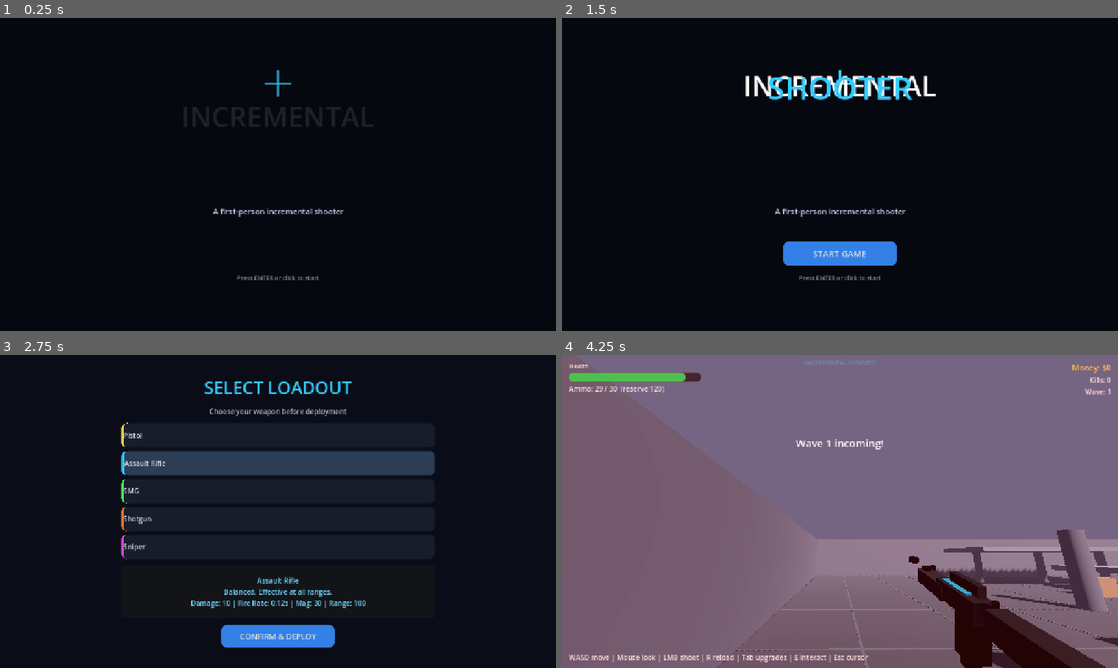
Above: before the commit, frames 1-4 (two rows, left to right).
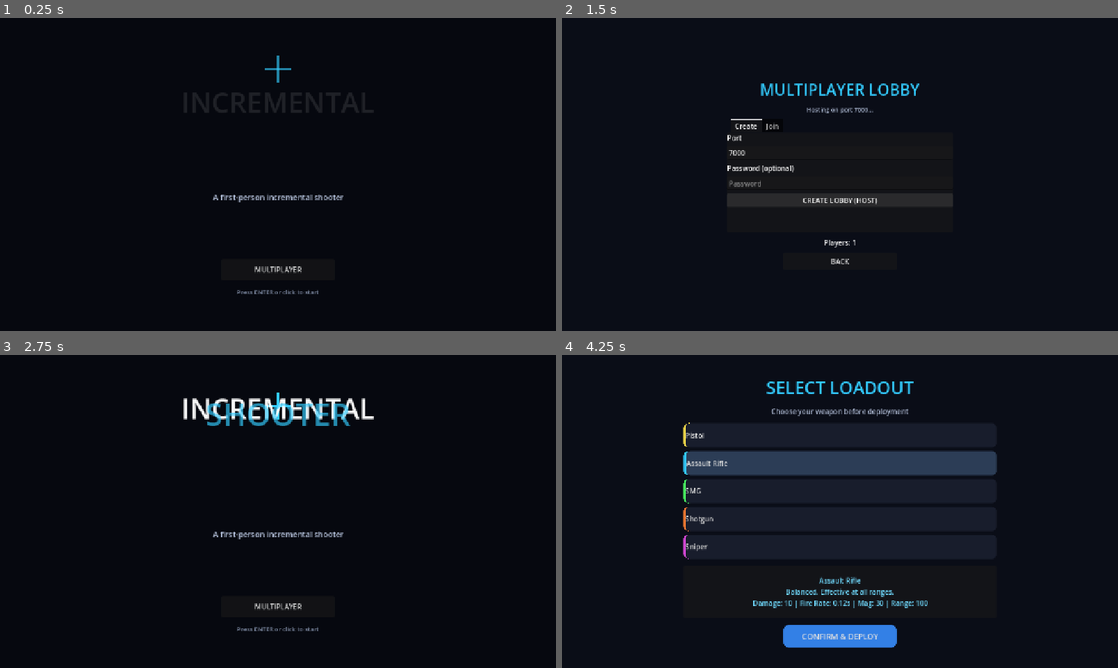
Above: after the commit, the same moments.

Repository: letward/incremental-shooter
Game: Godot game, scene res://scenes/title_screen.tscn
Two runs of this game, one before a commit and one after it. Both use one fixed random seed, a clock stepped at 60 frames per second and the inputs below.
Inputs (mouse positions are in pixels of both pictures, inside the frame that each line leads up to):
- Up to frame 1 (0.25 s): no input
- Up to frame 2 (1.5 s): click (840, 268) at 0.5 s, where only the run after the commit has a clickable "MULTIPLAYER"; click (840, 199) at 1.25 s, where only the run after the commit has a clickable "CREATE LOBBY (HOST)"
- Up to frame 3 (2.75 s): click (278, 599) at 2 s, where only the run after the commit has a clickable "BACK"
- Up to frame 4 (4.25 s): click (840, 636) at 2.75 s, where only the run before the commit has a clickable "CONFIRM & DEPLOY"; click (840, 577) at 3.5 s, where only the run after the commit has a clickable "START GAME"

The runs differ from the first frame. In frame 1, 1.9% of the frame differs, in the area x 33-67%, y 12-89%; in frame 2, 6.0%; in frame 3, 26%; in frame 4, 99%, in the area x 0-100%, y 0-100%.

Commit message:
Add multiplayer: lobbies, join/create, player and enemy replication

Diff:
--- a/project.godot
+++ b/project.godot
@@ -20,6 +20,7 @@
 GameManager="*res://scripts/game_manager.gd"
 AudioManager="*res://scripts/audio_manager.gd"
 LoadoutManager="*res://scripts/loadout_manager.gd"
+NetworkManager="*res://scripts/network_manager.gd"
 
 [display]
 
--- a/scenes/enemy.tscn
+++ b/scenes/enemy.tscn
@@ -1,6 +1,20 @@
-[gd_scene load_steps=2 format=3]
+[gd_scene load_steps=3 format=3]
 
 [ext_resource type="Script" path="res://scripts/enemy.gd" id="1"]
 
+[sub_resource type="SceneReplicationConfig" id="SceneReplicationConfig_1"]
+properties/0/path = NodePath(".:position")
+properties/0/spawn = true
+properties/0/replication_mode = 2
+properties/1/path = NodePath(".:rotation")
+properties/1/spawn = true
+properties/1/replication_mode = 2
+properties/2/path = NodePath(".:health")
+properties/2/spawn = true
+properties/2/replication_mode = 2
+
 [node name="Enemy" type="CharacterBody3D"]
 script = ExtResource("1")
+
+[node name="MultiplayerSynchronizer" type="MultiplayerSynchronizer" parent="."]
+replication_config = SubResource("SceneReplicationConfig_1")
--- /dev/null
+++ b/scenes/lobby.tscn
@@ -0,0 +1,98 @@
+[gd_scene load_steps=2 format=3]
+
+[ext_resource type="Script" path="res://scripts/lobby.gd" id="1"]
+
+[node name="Lobby" type="Control"]
+anchor_right = 1.0
+anchor_bottom = 1.0
+script = ExtResource("1")
+
+[node name="BG" type="ColorRect" parent="."]
+anchor_right = 1.0
+anchor_bottom = 1.0
+color = Color(0.04, 0.05, 0.09, 1)
+
+[node name="Center" type="CenterContainer" parent="."]
+anchor_right = 1.0
+anchor_bottom = 1.0
+
+[node name="VBox" type="VBoxContainer" parent="Center"]
+custom_minimum_size = Vector2(520, 0)
+theme_override_constants/separation = 12
+alignment = 1
+
+[node name="Title" type="Label" parent="Center/VBox"]
+text = "MULTIPLAYER LOBBY"
+horizontal_alignment = 1
+theme_override_font_sizes/font_size = 36
+theme_override_colors/font_color = Color(0.2, 0.8, 1.0, 1)
+
+[node name="Status" type="Label" parent="Center/VBox"]
+text = "Not connected"
+horizontal_alignment = 1
+theme_override_font_sizes/font_size = 14
+theme_override_colors/font_color = Color(0.7, 0.75, 0.85, 1)
+
+[node name="Tab" type="TabContainer" parent="Center/VBox"]
+custom_minimum_size = Vector2(0, 260)
+
+[node name="Create" type="VBoxContainer" parent="Center/VBox/Tab"]
+theme_override_constants/separation = 8
+
+[node name="PortLabel" type="Label" parent="Center/VBox/Tab/Create"]
+text = "Port"
+
+[node name="PortInput" type="LineEdit" parent="Center/VBox/Tab/Create"]
+text = "7000"
+placeholder_text = "Port"
+
+[node name="PassLabel" type="Label" parent="Center/VBox/Tab/Create"]
+text = "Password (optional)"
+
+[node name="PassInput" type="LineEdit" parent="Center/VBox/Tab/Create"]
+placeholder_text = "Password"
+secret = true
+
+[node name="CreateBtn" type="Button" parent="Center/VBox/Tab/Create"]
+text = "CREATE LOBBY (HOST)"
+
+[node name="Join" type="VBoxContainer" parent="Center/VBox/Tab"]
+theme_override_constants/separation = 8
+
+[node name="IPLabel" type="Label" parent="Center/VBox/Tab/Join"]
+text = "Host IP"
+
+[node name="IPInput" type="LineEdit" parent="Center/VBox/Tab/Join"]
+text = "127.0.0.1"
+placeholder_text = "IP address"
+
+[node name="PortLabel2" type="Label" parent="Center/VBox/Tab/Join"]
+text = "Port"
+
+[node name="PortInput2" type="LineEdit" parent="Center/VBox/Tab/Join"]
+text = "7000"
+placeholder_text = "Port"
+
+[node name="PassLabel2" type="Label" parent="Center/VBox/Tab/Join"]
+text = "Password"
+
+[node name="PassInput2" type="LineEdit" parent="Center/VBox/Tab/Join"]
+placeholder_text = "Password"
+secret = true
+
+[node name="JoinBtn" type="Button" parent="Center/VBox/Tab/Join"]
+text = "JOIN LOBBY"
+
+[node name="PlayersLabel" type="Label" parent="Center/VBox"]
+text = "Players: 1"
+horizontal_alignment = 1
+
+[node name="StartBtn" type="Button" parent="Center/VBox"]
+custom_minimum_size = Vector2(260, 48)
+size_flags_horizontal = 4
+text = "START GAME (HOST)"
+
+[node name="BackBtn" type="Button" parent="Center/VBox"]
+custom_minimum_size = Vector2(260, 40)
+size_flags_horizontal = 4
+text = "BACK"
--- a/scenes/main.tscn
+++ b/scenes/main.tscn
@@ -1,9 +1,10 @@
-[gd_scene load_steps=5 format=3]
+[gd_scene load_steps=6 format=3]
 
 [ext_resource type="PackedScene" path="res://scenes/player.tscn" id="1"]
 [ext_resource type="PackedScene" path="res://scenes/hud.tscn" id="2"]
 [ext_resource type="Script" path="res://scripts/level.gd" id="3"]
 [ext_resource type="Script" path="res://scripts/spawner.gd" id="4"]
+[ext_resource type="Script" path="res://scripts/main.gd" id="5"]
 
 [sub_resource type="Environment" id="Environment_1"]
 background_mode = 1
@@ -19,6 +20,7 @@
 fog_density = 0.008
 
 [node name="Main" type="Node3D"]
+script = ExtResource("5")
 
 [node name="WorldEnvironment" type="WorldEnvironment" parent="."]
 environment = SubResource("Environment_1")
@@ -32,8 +34,17 @@
 [node name="Level" type="Node3D" parent="."]
 script = ExtResource("3")
 
-[node name="Player" parent="." instance=ExtResource("1")]
-transform = Transform3D(1, 0, 0, 0, 1, 0, 0, 0, 1, 0, 1.5, 0)
+[node name="Players" type="Node3D" parent="."]
+
+[node name="PlayerSpawner" type="MultiplayerSpawner" parent="."]
+spawn_path = NodePath("Players")
+spawn_function = Callable()
+
+[node name="Enemies" type="Node3D" parent="."]
+
+[node name="EnemySpawner" type="MultiplayerSpawner" parent="."]
+spawn_path = NodePath("Enemies")
+spawn_function = Callable()
 
 [node name="Spawner" type="Node3D" parent="."]
 script = ExtResource("4")
--- a/scenes/player.tscn
+++ b/scenes/player.tscn
@@ -1,7 +1,18 @@
-[gd_scene load_steps=9 format=3]
+[gd_scene load_steps=10 format=3]
 
 [ext_resource type="Script" path="res://scripts/player.gd" id="1"]
 [ext_resource type="Script" path="res://scripts/weapon.gd" id="2"]
+
+[sub_resource type="SceneReplicationConfig" id="SceneReplicationConfig_1"]
+properties/0/path = NodePath(".:position")
+properties/0/spawn = true
+properties/0/replication_mode = 2
+properties/1/path = NodePath(".:rotation")
+properties/1/spawn = true
+properties/1/replication_mode = 2
+properties/2/path = NodePath("Camera3D:rotation")
+properties/2/spawn = true
+properties/2/replication_mode = 2
 
 [sub_resource type="CapsuleShape3D" id="CapsuleShape3D_1"]
 radius = 0.4
@@ -28,6 +39,9 @@
 [node name="Player" type="CharacterBody3D"]
 script = ExtResource("1")
 
+[node name="MultiplayerSynchronizer" type="MultiplayerSynchronizer" parent="."]
+replication_config = SubResource("SceneReplicationConfig_1")
+
 [node name="CollisionShape3D" type="CollisionShape3D" parent="."]
 transform = Transform3D(1, 0, 0, 0, 1, 0, 0, 0, 1, 0, 0.9, 0)
 shape = SubResource("CapsuleShape3D_1")
--- a/scenes/title_screen.tscn
+++ b/scenes/title_screen.tscn
@@ -77,6 +77,11 @@
 size_flags_horizontal = 4
 text = "START GAME"
 
+[node name="MultiBtn" type="Button" parent="Center/VBox"]
+custom_minimum_size = Vector2(260, 48)
+size_flags_horizontal = 4
+text = "MULTIPLAYER"
+
 [node name="Hint" type="Label" parent="Center/VBox"]
 text = "Press ENTER or click to start"
 horizontal_alignment = 1
--- a/scripts/enemy.gd
+++ b/scripts/enemy.gd
@@ -155,6 +155,11 @@
 func _physics_process(delta: float) -> void:
 	if dead:
 		return
+	# update health label (all peers)
+	if health_label:
+		health_label.text = "HP %d" % int(health)
+	if not multiplayer.is_server() and multiplayer.has_multiplayer_peer():
+		return
 	if target == null or not is_instance_valid(target):
 		return
 	attack_timer = max(0, attack_timer - delta)
@@ -188,12 +193,14 @@
 	if health_label:
 		health_label.text = "HP %d" % int(health)
 
-func take_damage(amount: float, from: Node = null) -> void:
+@rpc("any_peer", "reliable")
+func take_damage(amount: float, from_peer: int = 0) -> void:
+	if not multiplayer.is_server() and multiplayer.has_multiplayer_peer():
+		return
 	if dead:
 		return
 	health -= amount
 	AudioManager.play("hit", -6.0, randf_range(0.9, 1.1))
-	# hit flash
 	_flash_hit()
 	if health_label:
 		health_label.text = "HP %d" % int(health)
@@ -231,9 +238,17 @@
 func die() -> void:
 	if dead:
 		return
+	if multiplayer.has_multiplayer_peer() and not multiplayer.is_server():
+		return
 	dead = true
-	GameManager.add_kill()
-	GameManager.add_money(money_reward)
+	if multiplayer.has_multiplayer_peer():
+		GameManager.rpc_add_kill()
+	else:
+		GameManager.add_kill()
+	if multiplayer.has_multiplayer_peer():
+		GameManager.rpc_add_money(money_reward)
+	else:
+		GameManager.add_money(money_reward)
 	AudioManager.play("enemy_death", -4.0)
 	AudioManager.play("pickup", -8.0, randf_range(0.9, 1.1))
 	# death burst particles
--- a/scripts/game_manager.gd
+++ b/scripts/game_manager.gd
@@ -32,6 +32,10 @@
 	money += amount
 	money_changed.emit(money)
 
+@rpc("authority", "reliable", "call_local")
+func rpc_add_money(amount: int) -> void:
+	add_money(amount)
+
 func spend_money(amount: int) -> bool:
 	if money >= amount:
 		money -= amount
@@ -42,6 +46,10 @@
 func add_kill() -> void:
 	kills += 1
 	kills_changed.emit(kills)
+
+@rpc("authority", "reliable", "call_local")
+func rpc_add_kill() -> void:
+	add_kill()
 
 func set_wave(w: int) -> void:
 	wave = w
--- /dev/null
+++ b/scripts/lobby.gd
@@ -0,0 +1,82 @@
+extends Control
+
+@onready var status: Label = $Center/VBox/Status
+@onready var players_label: Label = $Center/VBox/PlayersLabel
+@onready var create_btn: Button = $Center/VBox/Tab/Create/CreateBtn
+@onready var join_btn: Button = $Center/VBox/Tab/Join/JoinBtn
+@onready var start_btn: Button = $Center/VBox/StartBtn
+@onready var back_btn: Button = $Center/VBox/BackBtn
+
+@onready var port_input: LineEdit = $Center/VBox/Tab/Create/PortInput
+@onready var pass_input: LineEdit = $Center/VBox/Tab/Create/PassInput
+@onready var ip_input: LineEdit = $Center/VBox/Tab/Join/IPInput
+@onready var port_input2: LineEdit = $Center/VBox/Tab/Join/PortInput2
+@onready var pass_input2: LineEdit = $Center/VBox/Tab/Join/PassInput2
+
+func _ready() -> void:
+	create_btn.pressed.connect(_create)
+	join_btn.pressed.connect(_join)
+	start_btn.pressed.connect(_start)
+	back_btn.pressed.connect(_back)
+	NetworkManager.server_started.connect(_on_server_started)
+	NetworkManager.connected_to_server.connect(_on_connected)
+	NetworkManager.connection_failed.connect(_on_failed)
+	NetworkManager.lobby_joined.connect(_on_lobby_joined)
+	NetworkManager.player_connected.connect(_on_player_changed)
+	NetworkManager.player_disconnected.connect(_on_player_changed)
+	start_btn.visible = false
+	_update_players()
+
+func _create() -> void:
+	var port = int(port_input.text)
+	var pwd = pass_input.text
+	NetworkManager.host_game(port, pwd)
+	status.text = "Hosting on port %d..." % port
+
+func _join() -> void:
+	var ip = ip_input.text
+	var port = int(port_input2.text)
+	var pwd = pass_input2.text
+	NetworkManager.join_game(ip, port, pwd)
+	status.text = "Connecting to %s:%d..." % [ip, port]
+
+func _on_server_started() -> void:
+	status.text = "Lobby created. Waiting for players..."
+	start_btn.visible = true
+	_update_players()
+
+func _on_connected() -> void:
+	status.text = "Connected. Validating..."
+
+func _on_lobby_joined() -> void:
+	status.text = "Joined lobby!"
+	_update_players()
+
+func _on_failed() -> void:
+	status.text = "Connection failed."
+
+func _on_player_changed(_id) -> void:
+	_update_players()
+
+func _update_players() -> void:
+	var count = 1
+	if NetworkManager.is_host:
+		count = 1 + NetworkManager.connected_peers.size()
+	players_label.text = "Players: %d" % count
+	if NetworkManager.is_host:
+		start_btn.visible = true
+
+func _start() -> void:
+	if not NetworkManager.is_host:
+		return
+	# tell clients to go to loadout/game? For simplicity host starts; clients follow via scene change RPC
+	rpc("go_to_game")
+	go_to_game()
+
+@rpc("authority", "reliable", "call_local")
+func go_to_game() -> void:
+	get_tree().change_scene_to_file("res://scenes/loadout_select.tscn")
+
+func _back() -> void:
+	NetworkManager.disconnect_game()
+	get_tree().change_scene_to_file("res://scenes/title_screen.tscn")
--- /dev/null
+++ b/scripts/main.gd
@@ -0,0 +1,53 @@
+extends Node3D
+
+@onready var players_node: Node3D = $Players
+@onready var enemies_node: Node3D = $Enemies
+@onready var player_spawner: MultiplayerSpawner = $PlayerSpawner
+@onready var enemy_spawner: MultiplayerSpawner = $EnemySpawner
+
+func _ready() -> void:
+	player_spawner.spawn_path = players_node.get_path()
+	player_spawner.spawn_function = _spawn_player
+	enemy_spawner.spawn_path = enemies_node.get_path()
+	enemy_spawner.spawn_function = _spawn_enemy
+
+	if multiplayer.has_multiplayer_peer():
+		if multiplayer.is_server():
+			_spawn_player_local(multiplayer.get_unique_id())
+			for pid in NetworkManager.connected_peers:
+				_spawn_player_local(pid)
+			NetworkManager.player_connected.connect(func(pid): _spawn_player_local(pid))
+	else:
+		# single player
+		var p = preload("res://scenes/player.tscn").instantiate()
+		p.name = "1"
+		p.set_multiplayer_authority(1)
+		p.position = Vector3(0, 1.5, 0)
+		players_node.add_child(p)
+
+func _spawn_player_local(pid: int) -> void:
+	if player_spawner.spawn_path:
+		player_spawner.spawn(pid)
+
+func _spawn_player(data) -> Node:
+	var pid = 1
+	if typeof(data) == TYPE_INT:
+		pid = data
+	var p = preload("res://scenes/player.tscn").instantiate()
+	p.name = str(pid)
+	p.set_multiplayer_authority(pid)
+	p.position = Vector3(0, 1.5, 0)
+	return p
+
+func _spawn_enemy(data) -> Node:
+	var variant = 0
+	var pos = Vector3.ZERO
+	var wave = GameManager.wave
+	if typeof(data) == TYPE_DICTIONARY:
+		variant = data.get("variant", 0)
+		pos = data.get("pos", Vector3.ZERO)
+		wave = data.get("wave", GameManager.wave)
+	var e = preload("res://scenes/enemy.tscn").instantiate()
+	e.setup(variant, wave)
+	e.position = pos
+	return e
--- /dev/null
+++ b/scripts/network_manager.gd
@@ -0,0 +1,92 @@
+extends Node
+
+signal connected_to_server
+signal connection_failed
+signal server_started
+signal player_connected(peer_id: int)
+signal player_disconnected(peer_id: int)
+signal lobby_joined
+
+var is_host: bool = false
+var host_password: String = ""
+var connected_peers: Array = []
+var local_peer_id: int = 1
+
+func _ready() -> void:
+	multiplayer.peer_connected.connect(_on_peer_connected)
+	multiplayer.peer_disconnected.connect(_on_peer_disconnected)
+	multiplayer.connected_to_server.connect(_on_connected_to_server)
+	multiplayer.connection_failed.connect(_on_connection_failed)
+	multiplayer.server_disconnected.connect(_on_server_disconnected)
+
+func host_game(port: int, password: String) -> void:
+	var peer = ENetMultiplayerPeer.new()
+	var err = peer.create_server(port, 8)
+	if err != OK:
+		push_error("Failed to create server: %s" % err)
+		return
+	multiplayer.multiplayer_peer = peer
+	is_host = true
+	host_password = password
+	local_peer_id = 1
+	server_started.emit()
+
+func join_game(ip: String, port: int, password: String) -> void:
+	var peer = ENetMultiplayerPeer.new()
+	var err = peer.create_client(ip, port)
+	if err != OK:
+		push_error("Failed to create client: %s" % err)
+		return
+	multiplayer.multiplayer_peer = peer
+	is_host = false
+	# store password to send after connect
+	_pending_password = password
+
+var _pending_password: String = ""
+
+func _on_connected_to_server() -> void:
+	local_peer_id = multiplayer.get_unique_id()
+	# send password to host
+	rpc_id(1, "validate_password", _pending_password)
+	connected_to_server.emit()
+
+func _on_connection_failed() -> void:
+	multiplayer.multiplayer_peer = null
+	connection_failed.emit()
+
+func _on_server_disconnected() -> void:
+	multiplayer.multiplayer_peer = null
+	connection_failed.emit()
+
+func _on_peer_connected(id: int) -> void:
+	if is_host:
+		connected_peers.append(id)
+	player_connected.emit(id)
+
+func _on_peer_disconnected(id: int) -> void:
+	connected_peers.erase(id)
+	player_disconnected.emit(id)
+
+@rpc("any_peer", "reliable")
+func validate_password(pwd: String) -> void:
+	var sender = multiplayer.get_remote_sender_id()
+	if pwd == host_password:
+		rpc_id(sender, "password_accepted")
+	else:
+		rpc_id(sender, "password_rejected")
+
+@rpc("authority", "reliable")
+func password_accepted() -> void:
+	lobby_joined.emit()
+
+@rpc("authority", "reliable")
+func password_rejected() -> void:
+	disconnect_game()
+	connection_failed.emit()
+
+func disconnect_game() -> void:
+	if multiplayer.multiplayer_peer:
+		multiplayer.multiplayer_peer.close()
+		multiplayer.multiplayer_peer = null
+	is_host = false
+	connected_peers.clear()
--- a/scripts/spawner.gd
+++ b/scripts/spawner.gd
@@ -11,6 +11,8 @@
 var waiting_next: bool = false
 
 func _ready() -> void:
+	if multiplayer.has_multiplayer_peer() and not multiplayer.is_server():
+		return
 	GameManager.enemies_alive = 0
 	_start_wave(1)
 
@@ -25,6 +27,8 @@
 	waiting_next = false
 
 func _process(delta: float) -> void:
+	if multiplayer.has_multiplayer_peer() and not multiplayer.is_server():
+		return
 	if not wave_active:
 		return
 	if spawning_wave:
@@ -46,10 +50,6 @@
 				_start_wave(GameManager.wave + 1)
 
 func _spawn_one() -> void:
-	var enemy_scene = load("res://scenes/enemy.tscn")
-	if enemy_scene == null:
-		return
-	var e = enemy_scene.instantiate()
 	var w = GameManager.wave
 	var variant = 0
 	var r = randf()
@@ -59,10 +59,25 @@
 		variant = 2
 	var angle = randf() * TAU
 	var pos = Vector3(cos(angle) * spawn_radius, 1.0, sin(angle) * spawn_radius)
-	var player = get_tree().get_first_node_in_group("player")
-	if player and pos.distance_to(player.global_position) < 8.0:
-		pos = -pos
-	get_tree().current_scene.add_child(e)
-	e.global_position = pos
-	e.setup(variant, w)
+	# avoid spawning too close to any player
+	for p in get_tree().get_nodes_in_group("player"):
+		if pos.distance_to(p.global_position) < 8.0:
+			pos = -pos
+	var enemy_spawner = null
+	var main = get_tree().current_scene
+	if main and main.has_node("EnemySpawner"):
+		enemy_spawner = main.get_node("EnemySpawner")
+	if enemy_spawner and multiplayer.has_multiplayer_peer():
+		enemy_spawner.spawn({"variant": variant, "pos": pos, "wave": w})
+	else:
+		var enemy_scene = load("res://scenes/enemy.tscn")
+		if enemy_scene == null:
+			return
+		var e = enemy_scene.instantiate()
+		if main and main.has_node("Enemies"):
+			main.get_node("Enemies").add_child(e)
+		else:
+			get_tree().current_scene.add_child(e)
+		e.position = pos
+		e.setup(variant, w)
 	GameManager.enemies_alive += 1
--- a/scripts/title_screen.gd
+++ b/scripts/title_screen.gd
@@ -1,6 +1,7 @@
 extends Control
 
 @onready var start_btn: Button = $Center/VBox/StartBtn
+@onready var multi_btn: Button = $Center/VBox/MultiBtn
 @onready var title1: Label = $Center/VBox/Title1
 @onready var title2: Label = $Center/VBox/Title2
 @onready var crosshair: Control = $Center/VBox/Crosshair
@@ -9,6 +10,7 @@
 	_style_button()
 	_animate_entrance()
 	start_btn.pressed.connect(_start_game)
+	multi_btn.pressed.connect(_multiplayer)
 	_start_music()
 
 func _start_music() -> void:
@@ -69,3 +71,7 @@
 
 func _go_to_game() -> void:
 	get_tree().change_scene_to_file("res://scenes/loadout_select.tscn")
+
+func _multiplayer() -> void:
+	AudioManager.play("ui_click")
+	get_tree().change_scene_to_file("res://scenes/lobby.tscn")
--- a/scripts/weapon.gd
+++ b/scripts/weapon.gd
@@ -96,7 +96,10 @@
 			var hit_pos = result.position
 			_spawn_impact(hit_pos, result.normal)
 			if collider and collider.has_method("take_damage"):
-				collider.take_damage(dmg_per, player)
+				if multiplayer.has_multiplayer_peer() and not multiplayer.is_server():
+					collider.take_damage.rpc_id(1, dmg_per)
+				else:
+					collider.take_damage(dmg_per)
 				if ls > 0 and player:
 					player.heal(dmg_per * ls)
 
